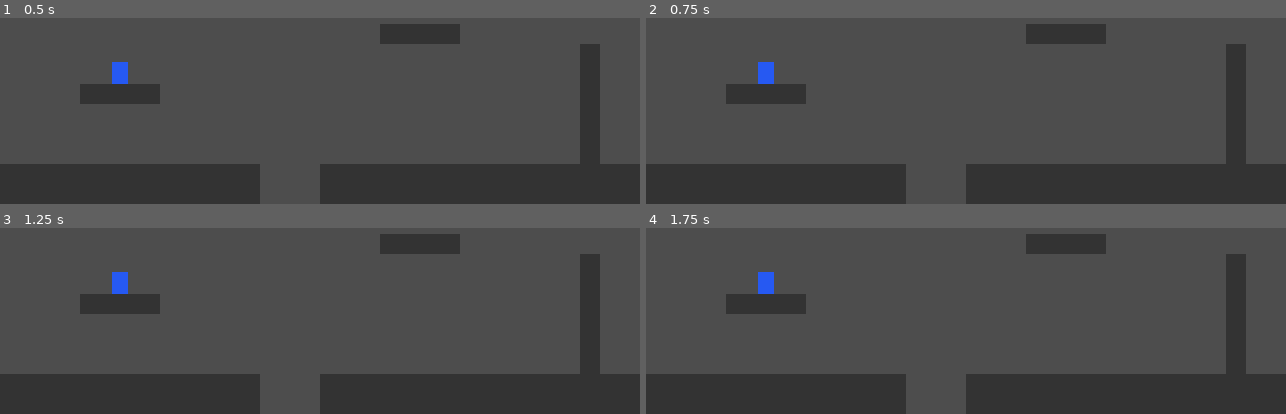
Above: before the commit, frames 1-4 (two rows, left to right).
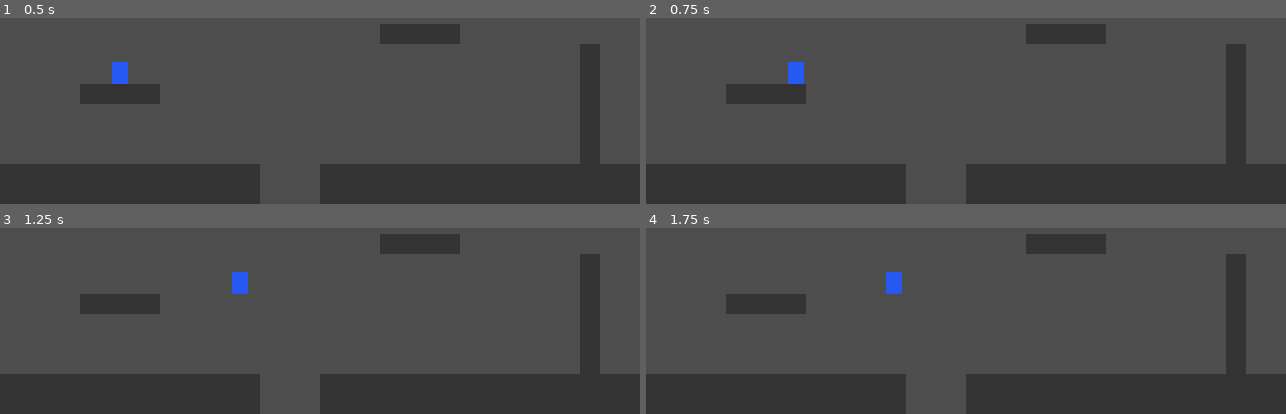
Above: after the commit, the same moments.

Repository: SMD-Jogos/ze-peixeira
Game: Godot game, scene res://scenes/fase_teste.tscn
Two runs of this game, one before a commit and one after it. Both use one fixed random seed, a clock stepped at 60 frames per second and the inputs below.
Inputs (mouse positions are in pixels of both pictures, inside the frame that each line leads up to):
- Up to frame 1 (0.5 s): no input
- Up to frame 2 (0.75 s): tap Enter at 0.5 s; move the mouse to (outside the picture) at 0.52 s; hold Right (mover_direita) from 0.53 s (still down); hold Shift from 0.53 s (still down); click (outside the picture) at 0.67 s
- Up to frame 3 (1.25 s): keep holding Right (mover_direita); keep holding Shift
- Up to frame 4 (1.75 s): release Right (mover_direita) at 1.25 s; release Shift at 1.25 s; drag from (838, 252) to (934, 306) at 1.27 s

Frame 1 is identical in both runs. In frame 2, 0.6% of the frame differs, in the area x 17-25%, y 23-36%; in frame 3, 0.6%; in frame 4, 0.6%.

Commit message:
T003: entrada horizontal e corrida (RF-001, RF-002, CS-001, CS-002)
Cria game/scripts/regras/entrada_horizontal.gd (EntradaHorizontal,
RF-001: arredonda com zona morta) e movimento_horizontal.gd
(MovimentoHorizontal, RF-002: aproxima a velocidade do alvo via
move_toward, nunca ultrapassando-o; no_chao recebido mas ainda não
usado, RF-003 fica para a T006). jogador.gd orquestra as duas regras
em _physics_process. game/tests/test_001_movimento.gd com 9 testes
(RF-001 ×4, RF-002/CS-001/CS-002 ×4, mais o de ambiente).

Revisão da T003: EntradaHorizontal.combinar(forca_esquerda,
forca_direita, zona_morta) move para dentro da regra pura o cálculo
"direita menos esquerda" que antes ficava em Input.get_axis(), fora
do teste — o teste anterior (test_rf001_ambas_direcoes_resultam_zero)
não testava esse cálculo, só repetia um caso já coberto (teste
vazio, registrado em docs/review/001-T003-teste-vazio.md, percebido
por uma segunda sessão de IA atuando como revisora). jogador.gd passa
a usar Input.get_action_strength() das duas ações. Acrescenta
test_rf001_limiar_exato_da_zona_morta_conta (limiar inclusivo) e os
valores exatos de tick 5 em CS-001 (83,333) e CS-002 (6,667), como a
spec descreve.

Co-Authored-By: Claude Sonnet 5 <noreply@anthropic.com>

Diff:
--- a/game/scripts/jogador/jogador.gd
+++ b/game/scripts/jogador/jogador.gd
@@ -1,3 +1,13 @@
 extends CharacterBody2D
 
 @export var tuning: PlayerTuning
+
+func _physics_process(delta: float) -> void:
+	var forca_esquerda := Input.get_action_strength("mover_esquerda")
+	var forca_direita := Input.get_action_strength("mover_direita")
+	var entrada := EntradaHorizontal.combinar(forca_esquerda, forca_direita, tuning.zona_morta)
+	var no_chao := is_on_floor()
+
+	velocity.x = MovimentoHorizontal.atualizar_velocidade(velocity.x, entrada, no_chao, delta, tuning)
+
+	move_and_slide()
--- /dev/null
+++ b/game/scripts/regras/entrada_horizontal.gd
@@ -0,0 +1,16 @@
+class_name EntradaHorizontal
+extends RefCounted
+
+## RF-001: arredonda a entrada horizontal bruta (analógica ou digital) para
+## -1, 0 ou 1, aplicando a zona morta de PlayerTuning.zona_morta.
+static func arredondar(bruto: float, zona_morta: float) -> int:
+	if abs(bruto) < zona_morta:
+		return 0
+	return 1 if bruto > 0.0 else -1
+
+## Combina a força das duas ações (mover_esquerda, mover_direita) — direita
+## menos esquerda — e já arredonda o resultado. mover_esquerda e
+## mover_direita pressionadas juntas resultam nas duas forças iguais, cuja
+## subtração é 0, arredondada para 0 pela zona morta (Casos-limite da spec).
+static func combinar(forca_esquerda: float, forca_direita: float, zona_morta: float) -> int:
+	return arredondar(forca_direita - forca_esquerda, zona_morta)
--- /dev/null
+++ b/game/scripts/regras/movimento_horizontal.gd
@@ -0,0 +1,18 @@
+class_name MovimentoHorizontal
+extends RefCounted
+
+## RF-002/RF-003: aproxima a velocidade horizontal do alvo (entrada * corrida_max),
+## sem nunca ultrapassá-lo. no_chao ainda não é usado nesta tarefa (RF-003, T006).
+static func atualizar_velocidade(velocidade_atual: float, entrada: int, no_chao: bool, delta: float, tuning: PlayerTuning) -> float:
+	var alvo := float(entrada) * tuning.corrida_max
+
+	var sinal_v := 0
+	if velocidade_atual > 0.0:
+		sinal_v = 1
+	elif velocidade_atual < 0.0:
+		sinal_v = -1
+
+	var usa_reducao: bool = abs(velocidade_atual) > tuning.corrida_max and entrada != 0 and sinal_v == entrada
+	var taxa := tuning.corrida_reducao if usa_reducao else tuning.corrida_aceleracao
+
+	return move_toward(velocidade_atual, alvo, taxa * delta)
--- /dev/null
+++ b/game/tests/test_001_movimento.gd
@@ -0,0 +1,67 @@
+extends GutTest
+
+const TICK := 1.0 / 60.0
+
+var tuning: PlayerTuning
+
+func before_each():
+	tuning = PlayerTuning.new()
+	tuning.corrida_max = 90.0
+	tuning.corrida_aceleracao = 1000.0
+	tuning.corrida_reducao = 400.0
+	tuning.multiplicador_ar = 0.65
+	tuning.gravidade = 900.0
+	tuning.queda_max = 160.0
+	tuning.zona_morta = 0.2
+
+# RF-001
+
+func test_rf001_abaixo_da_zona_morta_vira_zero():
+	assert_eq(EntradaHorizontal.arredondar(0.1, tuning.zona_morta), 0)
+	assert_eq(EntradaHorizontal.arredondar(-0.1, tuning.zona_morta), 0)
+
+func test_rf001_acima_da_zona_morta_arredonda_para_sinal():
+	assert_eq(EntradaHorizontal.arredondar(0.3, tuning.zona_morta), 1)
+	assert_eq(EntradaHorizontal.arredondar(-0.3, tuning.zona_morta), -1)
+
+func test_rf001_combinar_esquerda_e_direita():
+	assert_eq(EntradaHorizontal.combinar(1.0, 1.0, tuning.zona_morta), 0, "ambas pressionadas com a mesma força se cancelam")
+	assert_eq(EntradaHorizontal.combinar(0.0, 1.0, tuning.zona_morta), 1, "só direita")
+	assert_eq(EntradaHorizontal.combinar(1.0, 0.0, tuning.zona_morta), -1, "só esquerda")
+
+func test_rf001_limiar_exato_da_zona_morta_conta():
+	assert_eq(EntradaHorizontal.arredondar(0.2, tuning.zona_morta), 1)
+	assert_eq(EntradaHorizontal.arredondar(-0.2, tuning.zona_morta), -1)
+
+# RF-002, CS-001, CS-002
+
+func test_rf002_acelera_ate_corrida_max():
+	var v := 0.0
+	for i in range(10):
+		v = MovimentoHorizontal.atualizar_velocidade(v, 1, true, TICK, tuning)
+	assert_almost_eq(v, tuning.corrida_max, 0.001)
+
+func test_rf002_reduz_com_corrida_reducao_acima_do_maximo():
+	var v := 120.0
+	var nova := MovimentoHorizontal.atualizar_velocidade(v, 1, true, TICK, tuning)
+	var esperado := v - tuning.corrida_reducao * TICK
+	assert_almost_eq(nova, esperado, 0.001)
+	assert_true(nova > tuning.corrida_max, "reducao é gradual, não corta de uma vez")
+
+func test_cs001_atinge_corrida_max_no_tick_6():
+	var v := 0.0
+	for i in range(5):
+		v = MovimentoHorizontal.atualizar_velocidade(v, 1, true, TICK, tuning)
+	assert_true(v < tuning.corrida_max, "tick 5 deve ficar abaixo de corrida_max")
+	assert_almost_eq(v, 83.333, 0.01, "tick 5 deve ser 83,333 px/s, como a spec descreve")
+	v = MovimentoHorizontal.atualizar_velocidade(v, 1, true, TICK, tuning)
+	assert_almost_eq(v, tuning.corrida_max, 0.001, "tick 6 deve atingir corrida_max exatamente")
+
+func test_cs002_para_no_tick_6_sem_trocar_sinal():
+	var v := tuning.corrida_max
+	for i in range(5):
+		v = MovimentoHorizontal.atualizar_velocidade(v, 0, true, TICK, tuning)
+	assert_true(v > 0.0, "tick 5 deve continuar positivo")
+	assert_almost_eq(v, 6.667, 0.01, "tick 5 deve ser 6,667 px/s")
+	v = MovimentoHorizontal.atualizar_velocidade(v, 0, true, TICK, tuning)
+	assert_almost_eq(v, 0.0, 0.001, "tick 6 deve parar exatamente, sem trocar de sinal")
Not shown, added: game/scripts/regras/entrada_horizontal.gd.uid
Not shown, added: game/scripts/regras/movimento_horizontal.gd.uid
Not shown, added: game/tests/test_001_movimento.gd.uid
Not shown, added: docs/review/001-T003-teste-vazio.md
